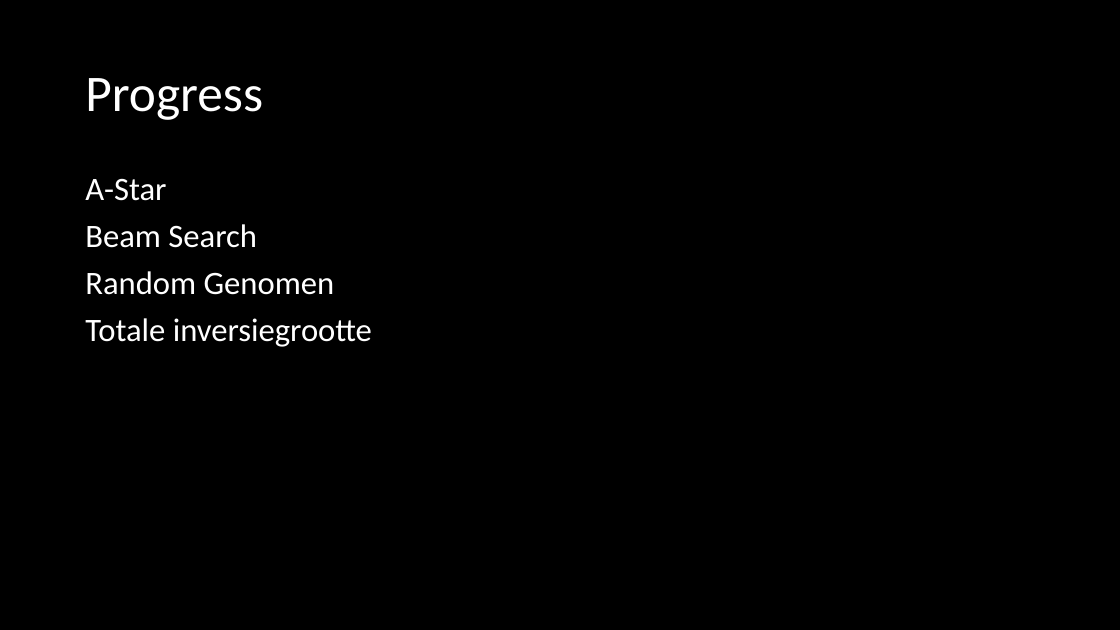
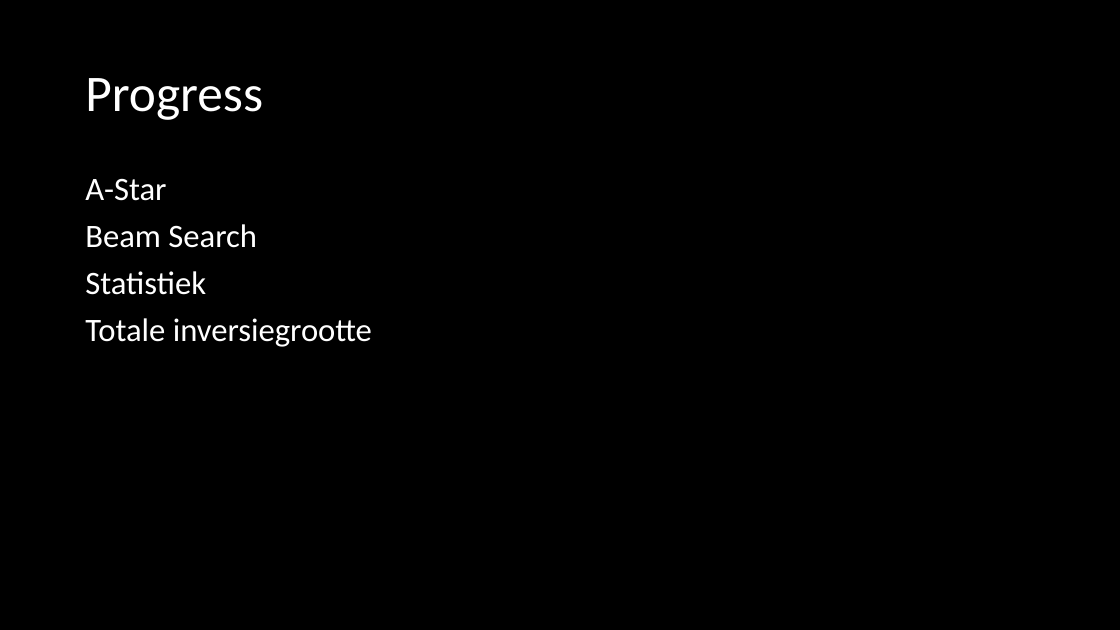
Before and after one commit to Blomr/Fruitvliegen, a slide deck: slide 2 of Fruitvliegen_week7.pptx. Drawn at 1120x630 pixels with LibreOffice and Linux fonts; fonts in the diff are those of the drawing. Boxes give left, top, right and bottom in pixels: in the first picture for what was removed or moved away, otherwise in the second. Text is boxed around its words. In the diff, an @@ line names an element or a change of style, - is before the commit and + after.

```diff
--- a/Fruitvliegen_week7.pptx
+++ b/Fruitvliegen_week7.pptx
@@ text at (x1=85, y1=271, x2=206, y2=295): text changed @@
-Random Genomen
+Statistiek
```
Also in this commit, not shown: 1 other slide changed, 1 slide added, 1 slide removed, 1 other file.
